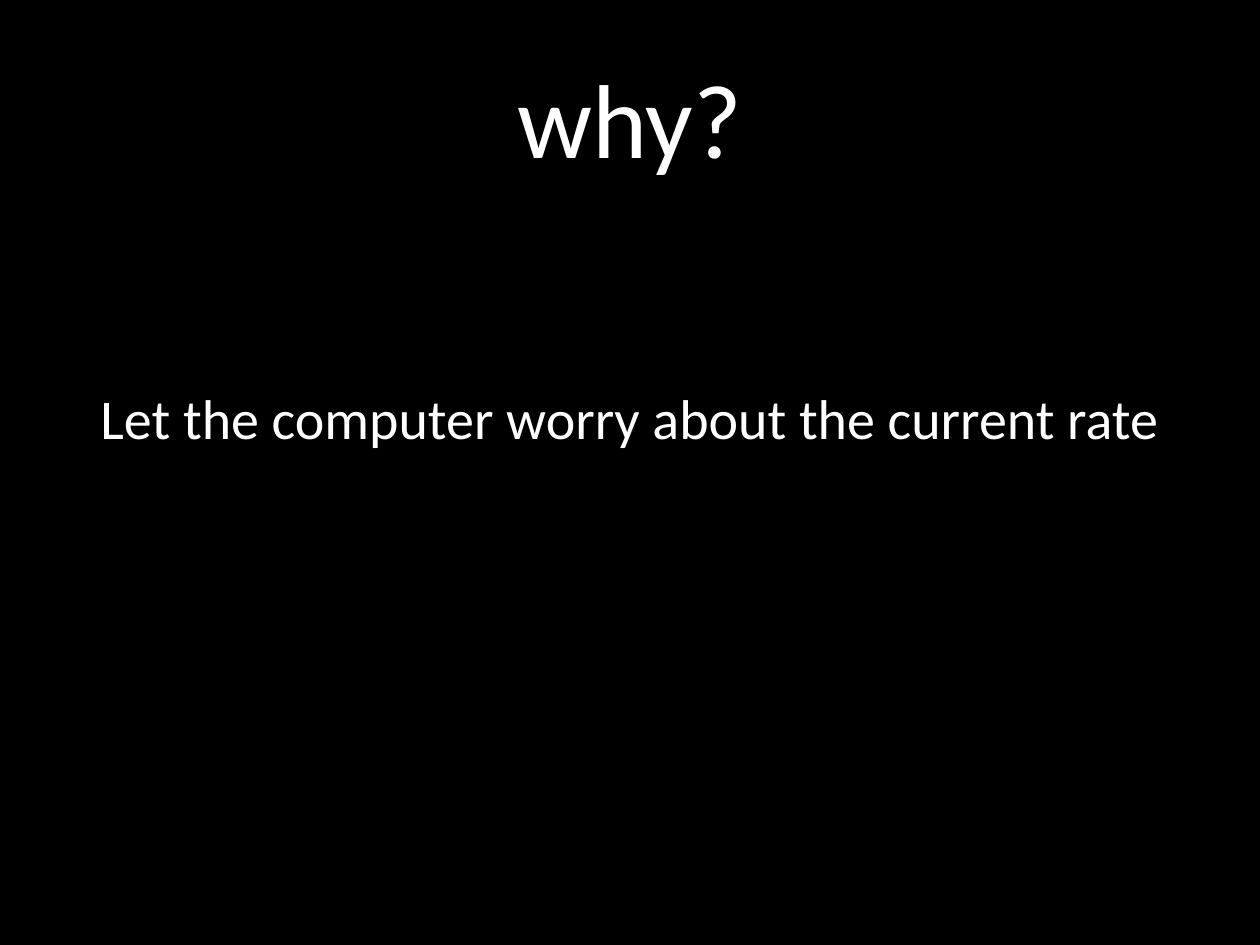
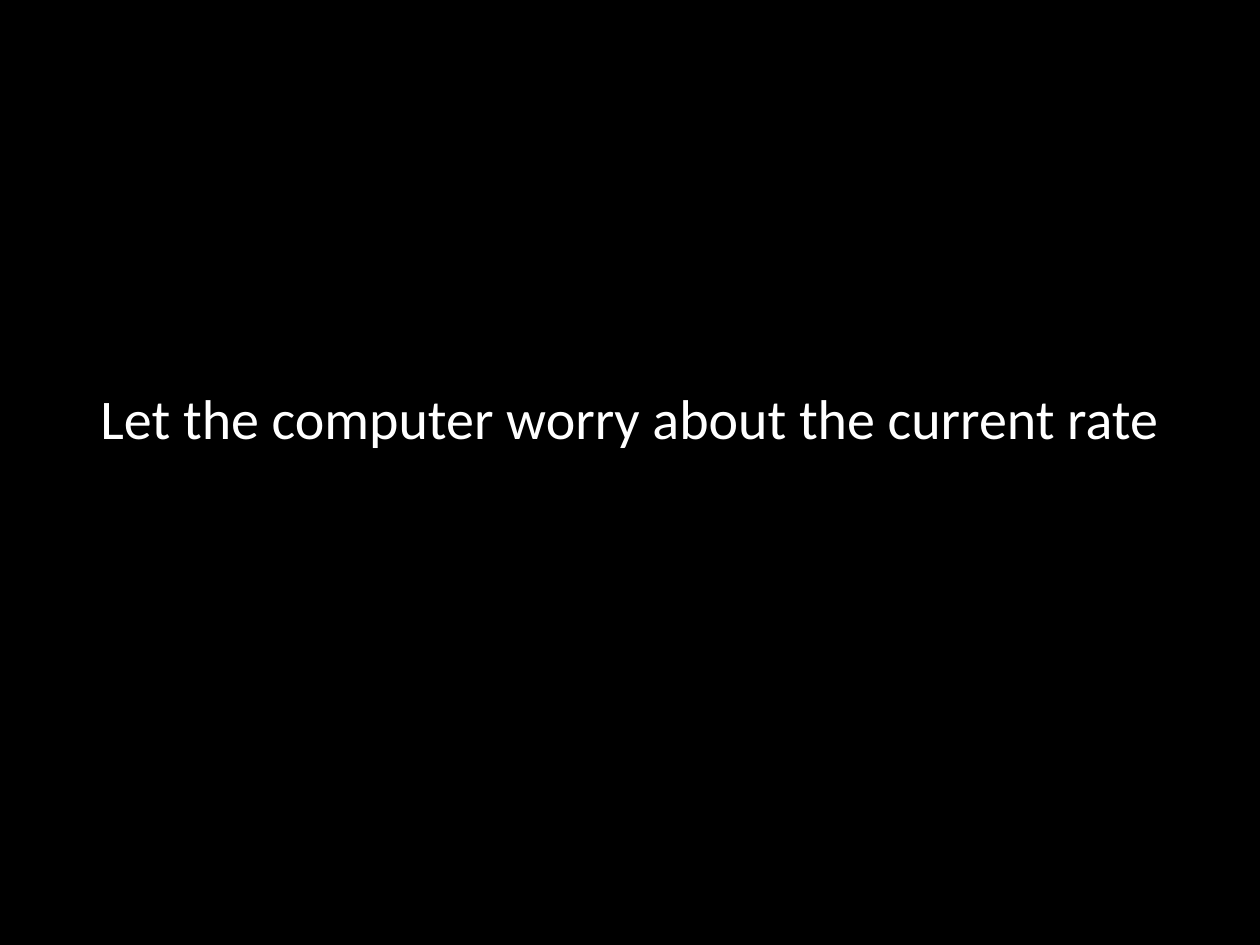
Before and after one commit to jessehartloff/CourseWebsite, a slide deck: slide 4 of static/courses/115Slides/1-Expressions.pptx. Drawn at 1260x945 pixels with LibreOffice and Linux fonts; fonts in the diff are those of the drawing. Boxes give left, top, right and bottom in pixels: in the first picture for what was removed or moved away, otherwise in the second. Text is boxed around its words. In the diff, an @@ line names an element or a change of style, - is before the commit and + after.

```diff
--- a/static/courses/115Slides/1-Expressions.pptx
+++ b/static/courses/115Slides/1-Expressions.pptx
@@ title removed at (518, 85, 742, 175) @@
-why?
```
Also in this commit, not shown: 5 other slides changed, 4 other files.
